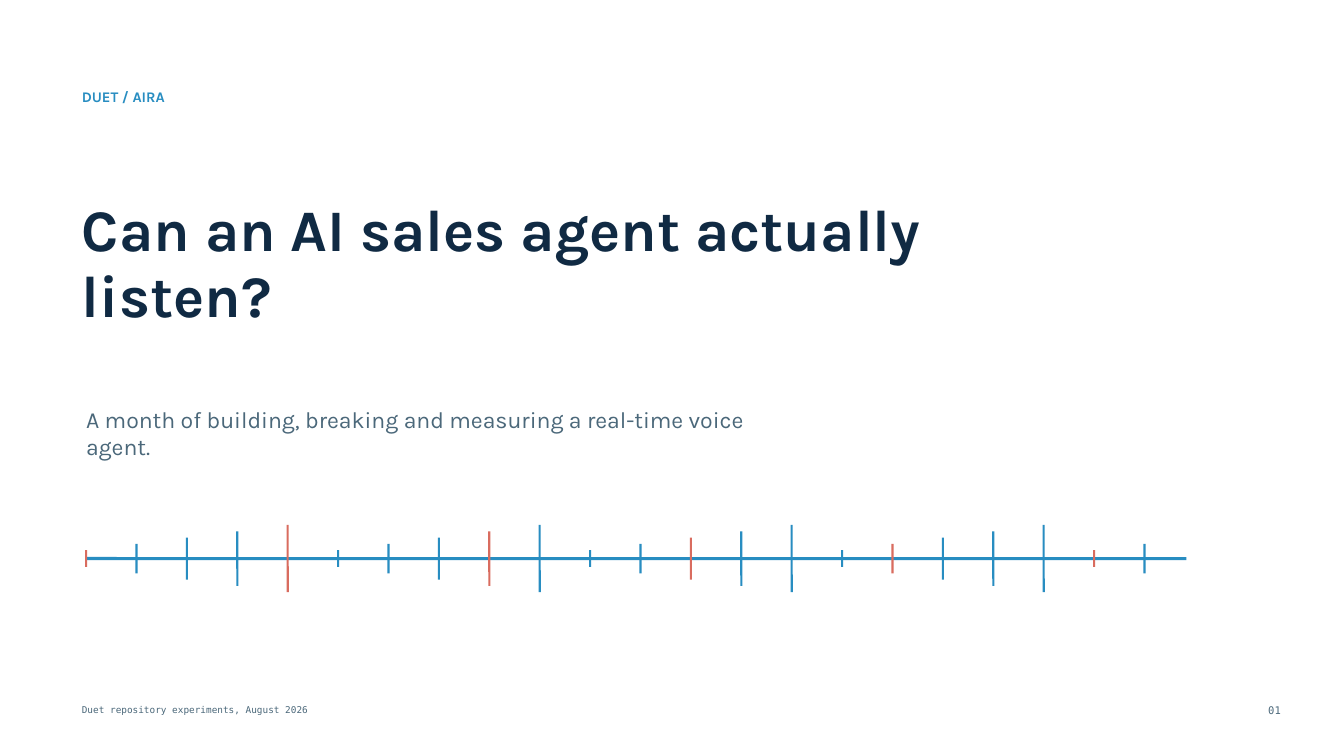
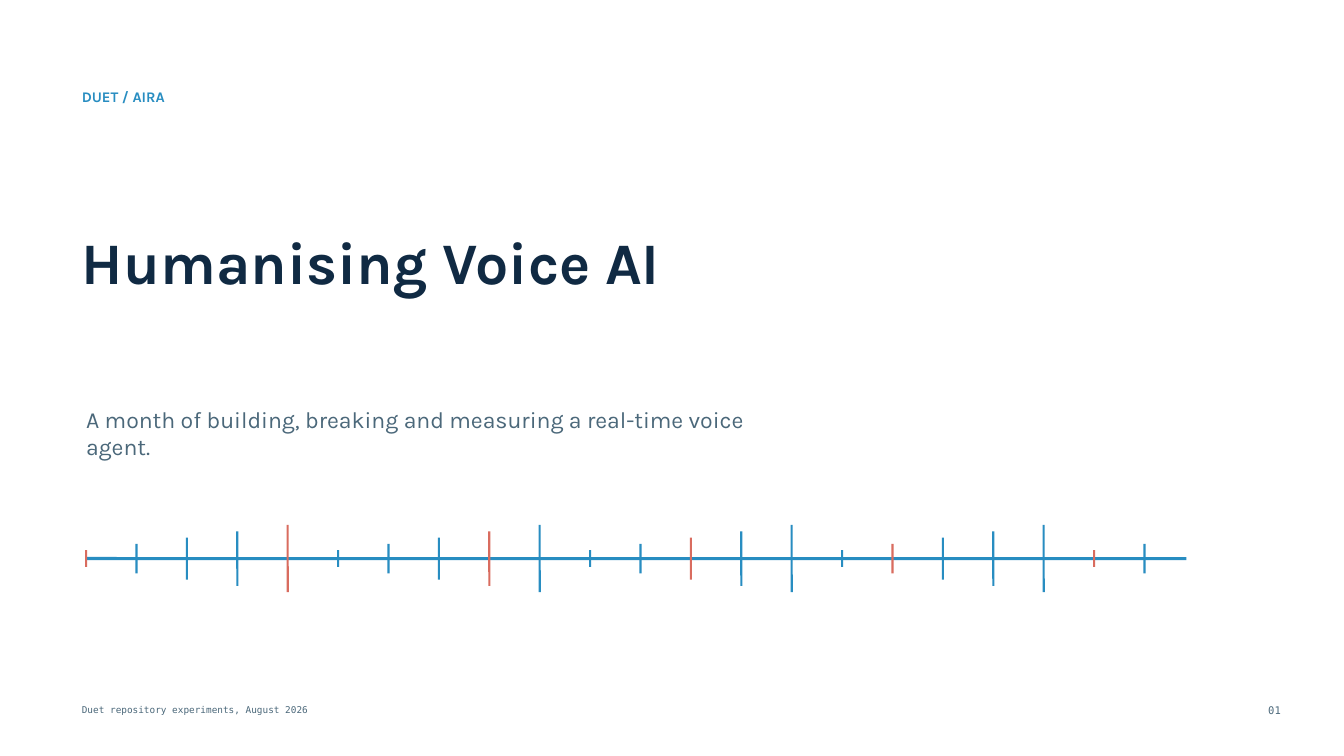
Before and after one commit to mssharatchandra/duet, a slide deck: slide 1 of docs/talk/Duet_Aira_Voice_AI_Tech_Talk_2026-08-25.pptx. Drawn at 1344x756 pixels with LibreOffice and Linux fonts; fonts in the diff are those of the drawing; background and template pictures are left out. Boxes give left, top, right and bottom in pixels: in the first picture for what was removed or moved away, otherwise in the second. Text is boxed around its words. In the diff, an @@ line names an element or a change of style, - is before the commit and + after.

Commit message:
docs: retitle the Voice AI talk

```diff
--- a/docs/talk/Duet_Aira_Voice_AI_Tech_Talk_2026-08-25.pptx
+++ b/docs/talk/Duet_Aira_Voice_AI_Tech_Talk_2026-08-25.pptx
@@ text at (82, 242, 660, 299): text changed @@
-Can an AI sales agent actually listen?
+Humanising Voice AI
```
Also in this commit, not shown: 2 other files.
